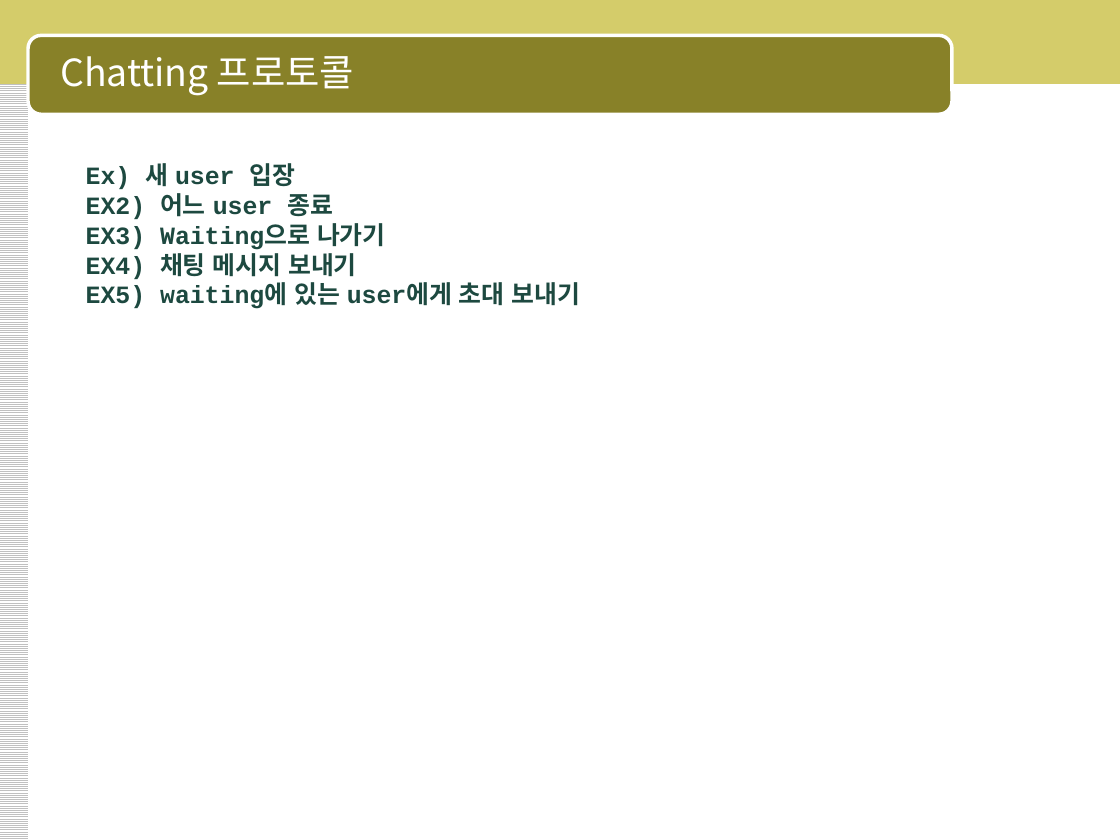
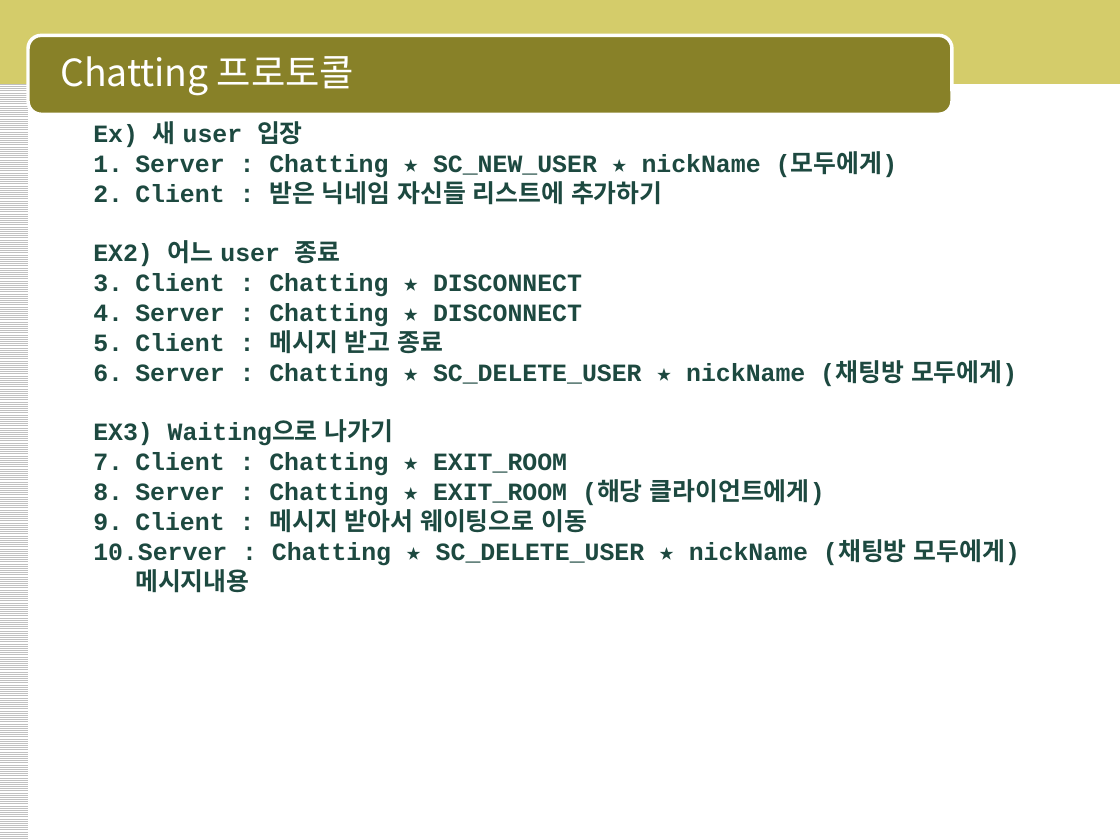
Before and after one commit to Chicpork/HanaTiStudy, a slide deck: slide 27 of 1. Java/day19/Messenger System 구축.pptx. Drawn at 1120x840 pixels with LibreOffice and Linux fonts; fonts in the diff are those of the drawing. Boxes give left, top, right and bottom in pixels: in the first picture for what was removed or moved away, otherwise in the second. Text is boxed around its words. In the diff, an @@ line names an element or a change of style, - is before the commit and + after.

```diff
--- a/1. Java/day19/Messenger System 구축.pptx
+++ b/1. Java/day19/Messenger System 구축.pptx
@@ text "Ex) 새 user 입장": place and size @@
-text "Ex) 새 user 입장" at <box>86,163,581,309</box>
+text "Ex) 새 user 입장" at <box>93,121,1020,593</box>
@@ text at <box>135,151,897,205</box>: paragraphs added @@
+1. Server : Chatting ★ SC_NEW_USER ★ nickName (모두에게)
+2. Client : 받은 닉네임 자신들 리스트에 추가하기
@@ text at <box>135,273,1017,387</box>: paragraphs added @@
+1. Client : Chatting ★ DISCONNECT
+2. Server : Chatting ★ DISCONNECT
+3. Client : 메시지 받고 종료
+4. Server : Chatting ★ SC_DELETE_USER ★ nickName (채팅방 모두에게)
@@ text at <box>93,452,1020,593</box>: text changed @@
-EX4) 채팅 메시지 보내기
-EX5) waiting에 있는 user에게 초대 보내기
+1. Client : Chatting ★ EXIT_ROOM
+2. Server : Chatting ★ EXIT_ROOM (해당 클라이언트에게)
+3. Client : 메시지 받아서 웨이팅으로 이동
+4. Server : Chatting ★ SC_DELETE_USER ★ nickName (채팅방 모두에게) 메시지내용
```
Also in this commit, not shown: 2 other slides changed, 1 slide added, 8 other files.
